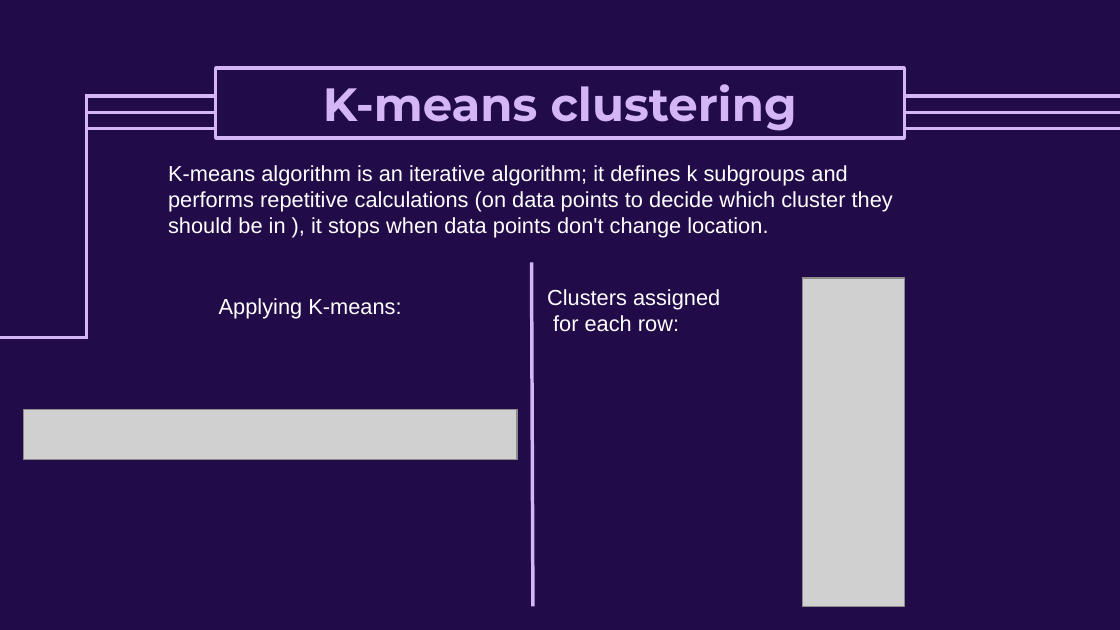
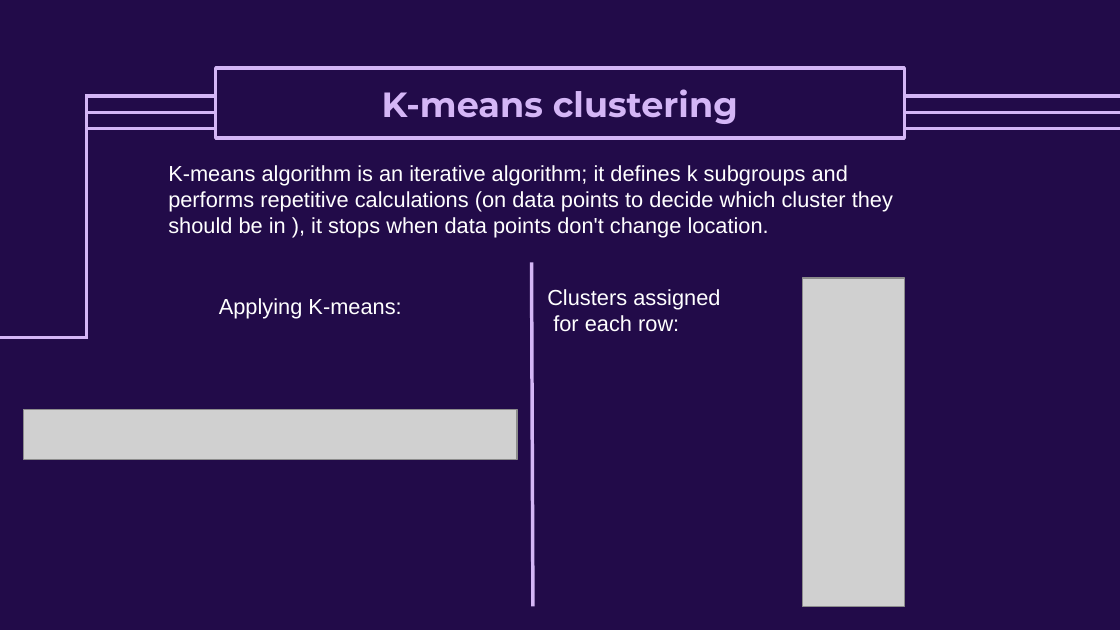
Before and after one commit to NurhandeAkyuz/Mice-Protein-Expression-Data-Analysis, a slide deck: slide 14 of Slides_data_mining_project2.pptx. Drawn at 1120x630 pixels with LibreOffice and Linux fonts; fonts in the diff are those of the drawing; grey boxes stand for pictures. Boxes give left, top, right and bottom in pixels: in the first picture for what was removed or moved away, otherwise in the second. Text is boxed around its words. In the diff, an @@ line names an element or a change of style, - is before the commit and + after.

```diff
--- a/Slides_data_mining_project2.pptx
+++ b/Slides_data_mining_project2.pptx
@@ title "K-means clustering" at <box>216,68,905,139</box>: size 30 to 22.5 pt @@
```
Also in this commit, not shown: 23 other slides changed, 3 slides added.
